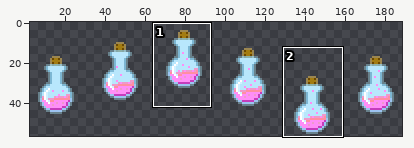
A sprite sheet gets an edit: citm_desvj_project_template-A1_Assigment2_Template/Output/Assets/Textures/cor.png. Above: a wide view before the commit, with the close-up outlined.
Close-up. Old version:
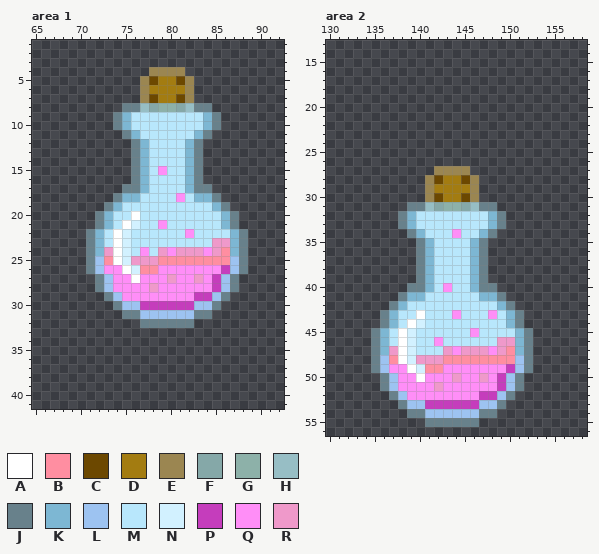
The file is 192x57 pixels. Shown: area 1: x 65..92, y 1..41; area 2: x 130..158, y 13..56. The wide view leaves out empty margins.
Palette (. is transparent): A #ffffff  B #ff8ea1  C #6c4800  D #a37c11  E #9b8651  F #85a8a8  G #8db1a9  H #97bec5  J #68818b  K #7db7d3  L #9dc3f1  M #b8e7fc  N #d2f1ff  P #c53dbc  Q #ff8ef7  R #ef99ca
Pixels before, area 1, first column x 71:
 4 .......EEEE.......
 5 ......ECDDCE......
 6 ......EDDDDE......
 7 ......ECDDCE......
 8 ....JJHFGGFHJJ....
 9 ...JKMMMMMMMMKJ...
10 ...JKMMMMMMMMKJ...
11 ....JKMMMMMMKJ....
12 .....JKMMMMKJ.....
13 .....JKMMMMKJ.....
14 .....JKMMMMKJ.....
15 .....JKMQMMKJ.....
16 .....JKMMMMKJ.....
17 ....JJKMMMMKJJ....
18 ...JKKMMMMQMKKJ...
19 ..JKMMMMMMMMMMKJ..
20 .JKMMAMMMMMMMMMKJ.
21 .JKMANMMQMMMMMMKJ.
22 JKMANMMMMMMQMMMMKJ
23 JKMANMMMMMMMMMRRKJ
24 JKRANMQMRQRRRQRBKJ
25 JLBANRRRBBBBBBBBLJ
26 JLQQANBBQQQQQQQPLJ
27 .JLQQAQQQRQQRQPLJ.
28 .JLQQQQRQQQQQQPLJ.
29 ..JLQQQQQQQQPPLJ..
30 ...JLLPPPPPPLLJ...
31 ....JJLLLLLLJJ....
32 ......JJJJJJ......
Pixels before, area 2, first column x 135:
27 .......EEEE.......
28 ......ECDDCE......
29 ......EDDDDE......
30 ......ECDDCE......
31 ....JJHFGGFHJJ....
32 ...JKMMMMMMMMKJ...
33 ...JKMMMMMMMMKJ...
34 ....JKMMMQMMKJ....
35 .....JKMMMMKJ.....
36 .....JKMMMMKJ.....
37 .....JKMMMMKJ.....
38 .....JKMMMMKJ.....
39 .....JKMMMMKJ.....
40 ....JJKMQMMKJJ....
41 ...JKKMMMMMMKKJ...
42 ..JKMMMMMMMMMMKJ..
43 .JKMMAMMMQMMMQMKJ.
44 .JKMANMMMMMMMMMKJ.
45 JKMANMMMMMMQMMMMKJ
46 JKMANMMQMMMMMMRRKJ
47 JKRANMMMRQRRRQRBKJ
48 JLBANRRRBBBBBBBBLJ
49 JLQQANBBQQQQQQQPLJ
50 .JLQQAQQQRQQRQPLJ.
51 .JLQQQQRQQQQQQPLJ.
52 ..JLQQQQQQQQPPLJ..
53 ...JLLPPPPPPLLJ...
54 ....JJLLLLLLJJ....
55 ......JJJJJJ......
The result:
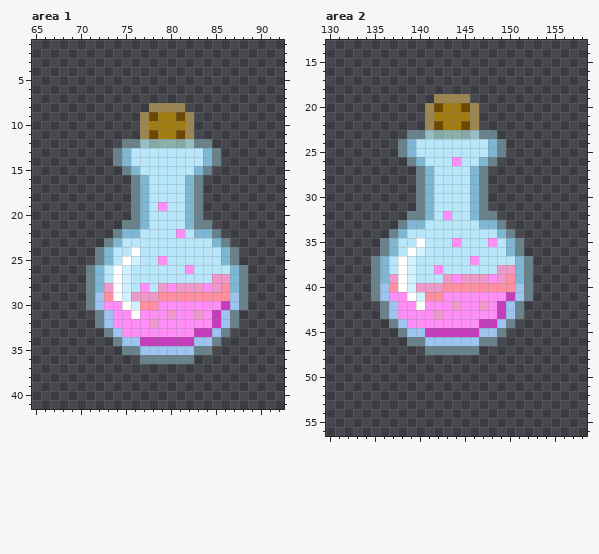
Edits made:
Changed rows in their new state; - is an unchanged pixel.
Area 1:
first column x 71:
 4 -------....-------
 5 ------......------
 6 ------......------
 7 ------......------
 8 ----...EEEE...----
 9 ---...ECDDCE...---
10 ---...EDDDDE...---
11 ----..ECDDCE..----
12 ----J-HFGGFH-J----
13 ---JKMM----MMKJ---
14 ---JKMM----MMKJ---
15 ----JKM-M--MKJ----
17 ----.--------.----
18 ---..JK---MKJ..---
19 --...JK-Q--KJ...--
20 -....JK----KJ....-
21 -...JJK-M--KJJ...-
22 ...JKK----QMKKJ...
23 ..JKM---------KJ..
24 .JKMMAM-MMMMMMMKJ.
25 .JKMANMMQMMMMMMKJ.
26 -KMANMMMMMM-MMMMK-
27 JKMANMMMMMMMMMRRKJ
28 JKRANM-MR-RRR-RBKJ
29 JLBANRRRBBBBBBBBLJ
30 JLQQANBBQQQQQQQPLJ
31 -JLQQAQQQRQQRQPLJ-
32 -JLQQQQRQQQQQQPLJ-
33 --JLQQQQQQQQPPLJ--
34 ---JLLPPPPPPLLJ---
35 ----JJLLLLLLJJ----
36 ------JJJJJJ------
Area 2:
first column x 135:
19 -------EEEE-------
20 ------ECDDCE------
21 ------EDDDDE------
22 ------ECDDCE------
23 ----JJHFGGFHJJ----
24 ---JKMMMMMMMMKJ---
25 ---JKMMMMMMMMKJ---
26 ----JKMMMQMMKJ----
27 -----JKMMMMKJ-----
28 -----JKMMMMKJ-----
29 -----JKMMMMKJ-----
30 -----JKMMMMKJ-----
31 ----.-KMMMMK-.----
32 ---.JJK-Q--KJJ.---
33 -----K------K-----
34 --JKMM---M--MMKJ--
35 -JKMMAM--Q-MMQMKJ-
36 -JKMANM----MMMMKJ-
37 JKMANMM----QMMMMKJ
38 JKMANMMQ---MMMRRKJ
39 JKRANMM-RQRRRQRBKJ
40 JLBANRRRBBBBBBBBLJ
41 JLQQANBBQQQQQQQPLJ
42 -JLQQAQQQRQQRQPLJ-
43 --LQQQQRQ-QQQ-PL--
44 -.JLQQQQQQQQPPLJ.-
45 ...JLLPPPPPPLLJ...
46 ....JJLLLLLLJJ....
47 ......JJJJJJ......
48 ..................
49 ..................
50 -................-
51 -................-
52 --..............--
53 ---............---
54 ----..........----
55 ------......------
